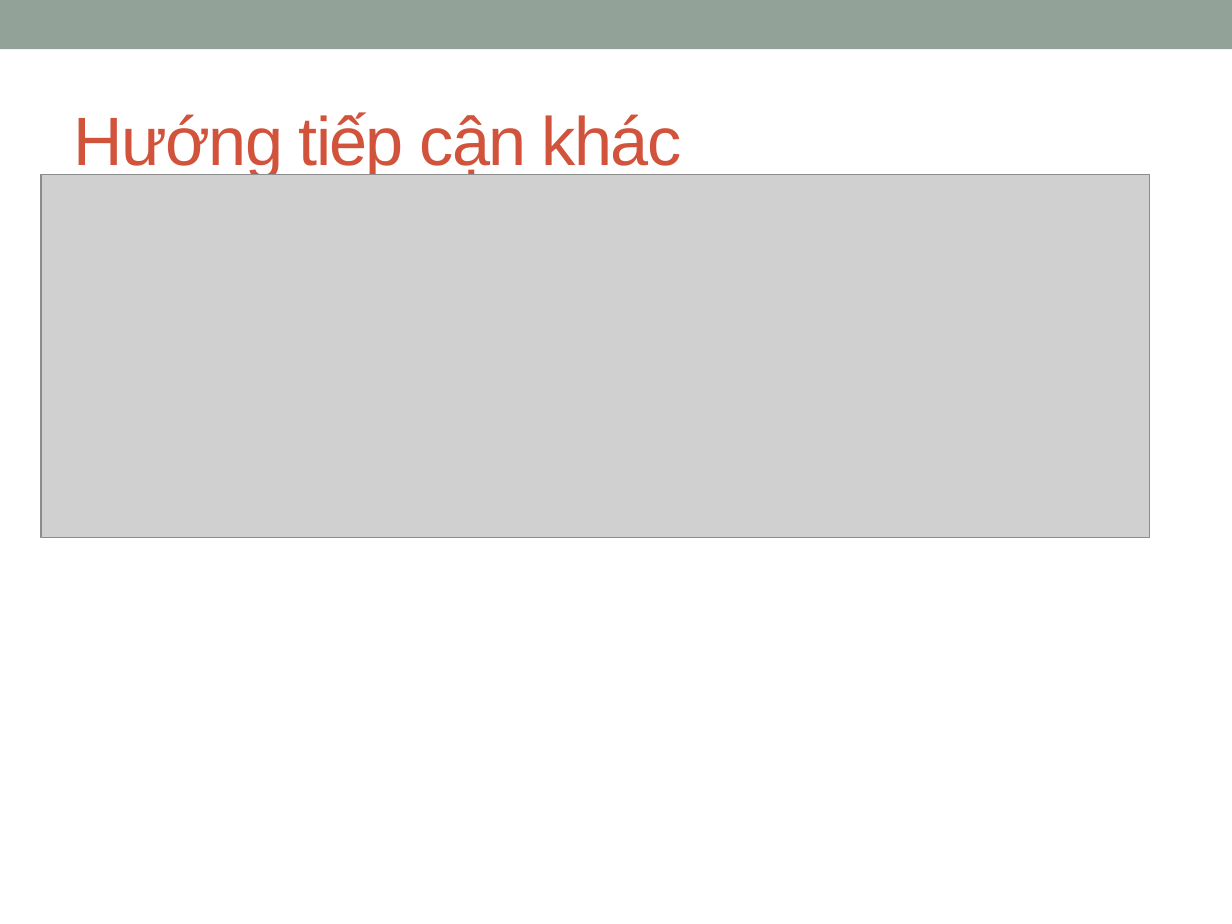
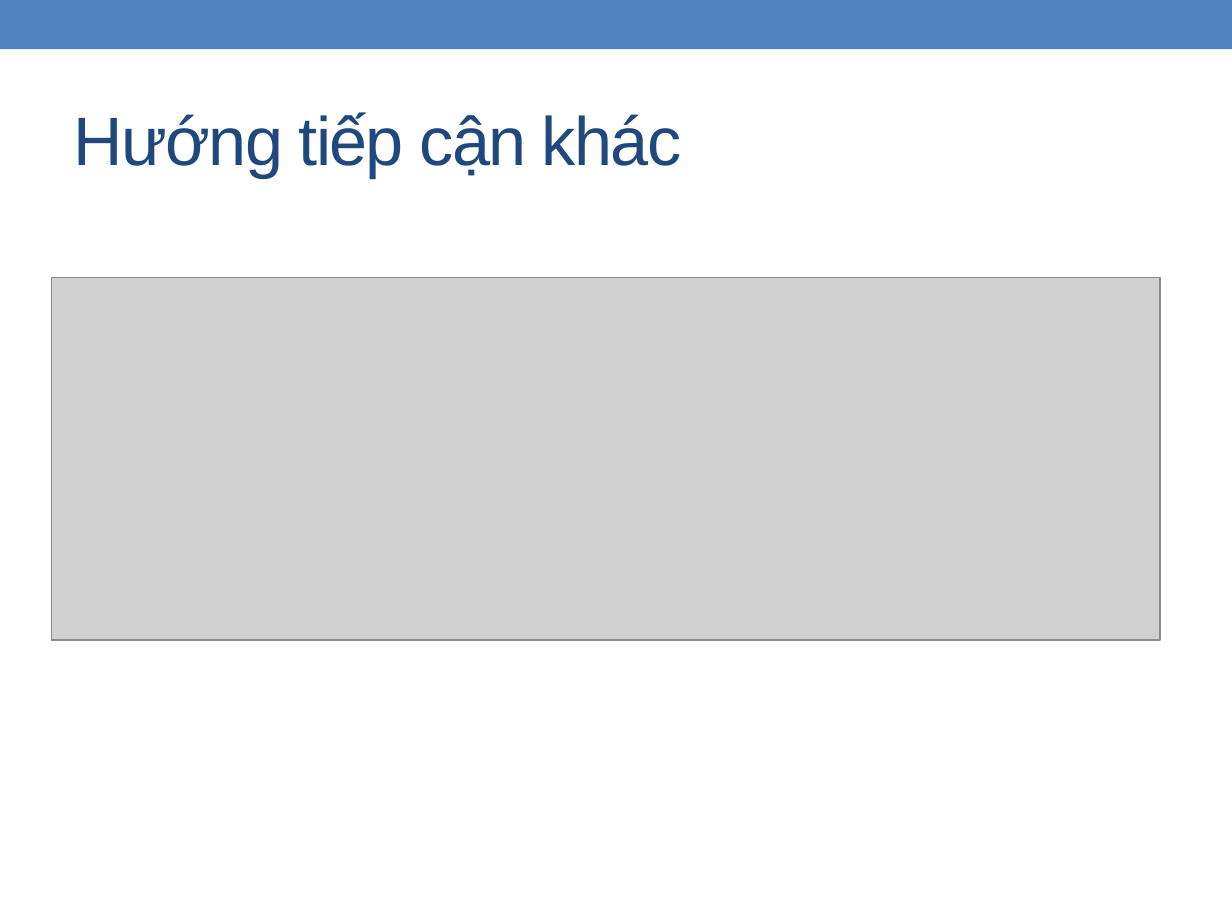
Before and after one commit to zedster27/secviz, a slide deck: slide 21 of branches/C.Thang/Baocao15.1.pptx (slide 18 before the commit). Drawn at 1232x924 pixels with LibreOffice and Linux fonts; fonts in the diff are those of the drawing; grey boxes stand for pictures. Boxes give left, top, right and bottom in pixels: in the first picture for what was removed or moved away, otherwise in the second. Text is boxed around its words. In the diff, an @@ line names an element or a change of style, - is before the commit and + after.

```diff
--- a/branches/C.Thang/Baocao15.1.pptx
+++ b/branches/C.Thang/Baocao15.1.pptx
@@ rectangle at (x1=0, y1=0, x2=1232, y2=49): fill #93A299 to #4F81BD @@
@@ title "Hướng tiếp cận khác" at (x1=74, y1=112, x2=681, y2=178): text colour #D2533C to #1F497D @@
@@ picture moved from (x1=41, y1=175, x2=1149, y2=538) to (x1=52, y1=277, x2=1161, y2=641) @@
```
Also in this commit, not shown: 23 other slides changed, 8 slides added, 5 slides removed.
